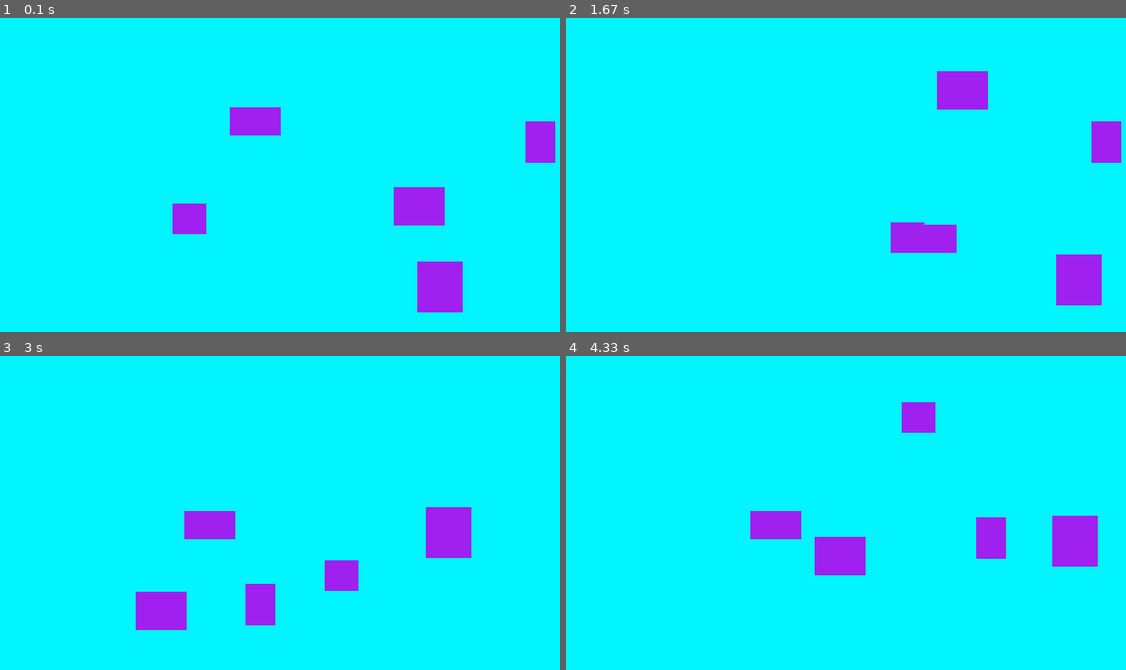
Above: before the commit, frames 1-4 (two rows, left to right).
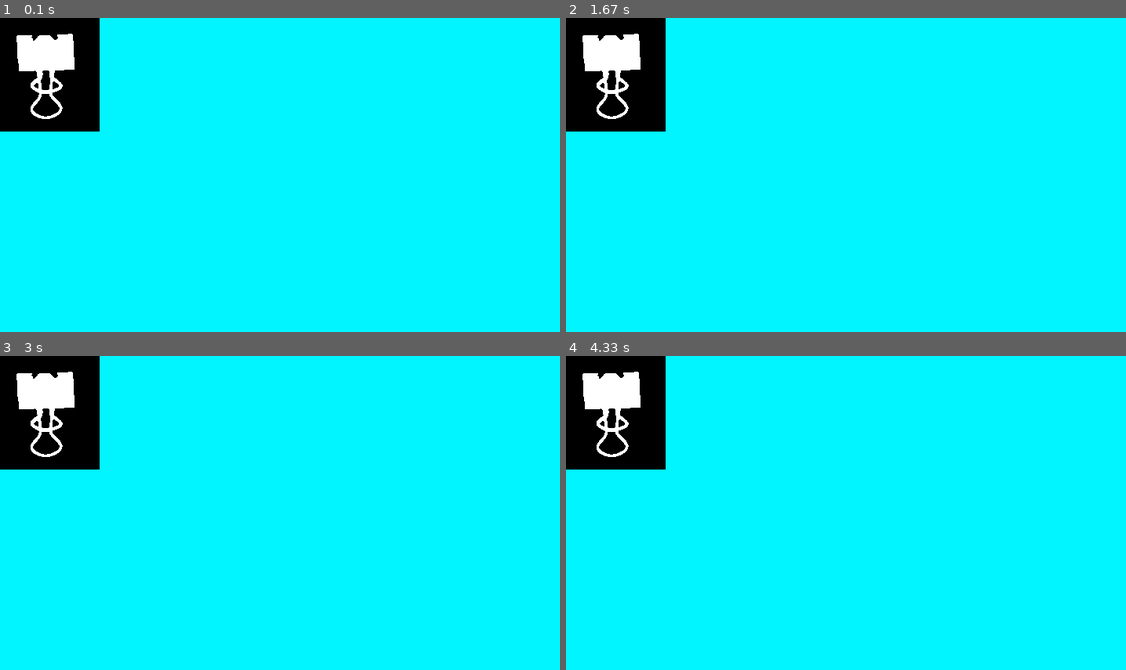
Above: after the commit, the same moments.

Repository: JoyYU271/2510-CSP1123-3-09
Game: pygame game, started from CSP project.py
The game is run twice, just before and just after one commit, with the same random seed, the same clock (stepped at 60 frames per second) and the same inputs.
Inputs (mouse positions are in pixels of both pictures, inside the frame that each line leads up to):
- Up to frame 1 (0.1 s): no input
- Up to frame 2 (1.67 s): press the mouse at (756, 218) at 0.37 s; move the mouse to (829, 228) at 0.47 s; release the mouse at (907, 237) at 0.6 s; press the mouse at (1008, 288) at 0.7 s; move the mouse to (1042, 281) at 0.8 s; release the mouse at (1081, 278) at 0.93 s; press the mouse at (823, 121) at 1.03 s; move the mouse to (874, 181) at 1.13 s; release the mouse at (930, 237) at 1.27 s; press the mouse at (986, 206) at 1.37 s; move the mouse to (974, 146) at 1.47 s; release the mouse at (963, 90) at 1.6 s
- Up to frame 3 (3 s): press the mouse at (537, 478) at 1.7 s; move the mouse to (397, 541) at 1.8 s; release the mouse at (257, 604) at 1.93 s; press the mouse at (364, 575) at 2.03 s; move the mouse to (285, 550) at 2.13 s; release the mouse at (207, 525) at 2.27 s; press the mouse at (397, 428) at 2.37 s; move the mouse to (280, 519) at 2.47 s; release the mouse at (162, 610) at 2.6 s; press the mouse at (515, 616) at 2.7 s; move the mouse to (481, 575) at 2.8 s; release the mouse at (448, 531) at 2.93 s
- Up to frame 4 (4.33 s): press the mouse at (823, 604) at 3.03 s; move the mouse to (907, 569) at 3.13 s; release the mouse at (991, 538) at 3.27 s; press the mouse at (728, 610) at 3.37 s; move the mouse to (784, 582) at 3.47 s; release the mouse at (840, 556) at 3.6 s; press the mouse at (1014, 531) at 3.7 s; move the mouse to (1042, 534) at 3.8 s; release the mouse at (1075, 541) at 3.93 s; press the mouse at (907, 575) at 4.03 s; move the mouse to (913, 497) at 4.13 s; release the mouse at (918, 415) at 4.27 s

The runs differ from the first frame. In frame 1, 11% of the frame differs, in the area x 0-100%, y 0-94%; in frame 2, 11%; in frame 3, 11%; in frame 4, 11%.

Commit message:
trying out masks

Diff:
--- a/CSP project.py
+++ b/CSP project.py
@@ -10,39 +10,49 @@
 screen = pygame.display.set_mode((SCREEN_WIDTH, SCREEN_HEIGHT))
 pygame.display.set_caption('Drag and Drop')
 
-active_box = None   #to check clicked or not...?
-boxes = []
-for i in range(5):  #repeat this whole thing 5 times (for 5 boxes)
-    x = random.randint(50,700)
-    y = random.randint(50, 350)
-    w = random.randint(35,65)
-    h = random.randint(35, 65)
-    box = pygame.Rect(x,y,w,h)
-    boxes.append(box)
+# active_box = None   #to check clicked or not...?
+# boxes = []
+# for i in range(5):  #repeat this whole thing 5 times (for 5 boxes)
+#     x = random.randint(50,700)
+#     y = random.randint(50, 350)
+#     w = random.randint(35,65)
+#     h = random.randint(35, 65)
+#     box = pygame.Rect(x,y,w,h)
+#     boxes.append(box)
+
+#create object
+binder1 = pygame.image.load("minigame 1/binder_clip(small).png").convert_alpha()
+binder1_rect = binder1.get_rect()
+binder1_mask = pygame.mask.from_surface(binder1)
+mask_image = binder1_mask.to_surface()
 
 run = True
 while run:
 
     screen.fill('turquoise1')
 
-    #update and draw boxes
-    for box in boxes:
-       pygame.draw.rect(screen, 'purple', box)
+    #draw mask image
+    screen.blit(mask_image,(0,0))
+    # pygame.draw.rect(screen, 'turqoise1',binder1)
+
+    # #update and draw boxes
+    # for box in boxes:
+    #    pygame.draw.rect(screen, 'purple', box)
 
     for event in pygame.event.get():
-        if event.type == pygame.MOUSEBUTTONDOWN:
-            if event.button == 1:   #1 = left most button on mouse...?
-                for num, box in enumerate(boxes):
-                    if box.collidepoint(event.pos):  #checking for each box if collide with mouse pointer
-                        active_box = num             #event.pos is mouse position, but need variable to check which box mouse is over
+    #     if event.type == pygame.MOUSEBUTTONDOWN:
+    #         if event.button == 1:   #1 = left most button on mouse...?
+    #             for num, box in enumerate(boxes):
+    #                 if box.collidepoint(event.pos):  #checking for each box if collide with mouse pointer
+    #                     active_box = num             #event.pos is mouse position, but need variable to check which box mouse is over
 
-        if event.type == pygame.MOUSEBUTTONUP:
-            if event.button == 1:
-                active_box = None
+        # if event.type == pygame.MOUSEBUTTONUP:
+        #     if event.button == 1:
+        #         active_box = None
 
-        if event.type == pygame.MOUSEMOTION:
-            if active_box != None:   #check box is being clicked on
-                boxes[active_box].move_ip(event.rel)    #event.rel comes from pygame.MOUSEMOTION and shows the exact position of mouse pointer
+        # if event.type == pygame.MOUSEMOTION:
+        #     if active_box != None:   #check box is being clicked on
+        #         boxes[active_box].move_ip(event.rel)    #event.rel comes from pygame.MOUSEMOTION and shows the exact position of mouse pointer
 
         if event.type == pygame.QUIT:
             run = False
Binary file added: minigame 1/binder_clip(small).png
Binary file added: minigame 1/binder_clip(tall).png
Binary file added: minigame 1/blade.png
Binary file added: minigame 1/paper_clips.png
Binary file added: minigame 1/scissors.png
Binary file added: minigame 1/stapler.png
Binary file added: minigame 1/sticky_note.png
Binary file added: minigame 1/tape.png
